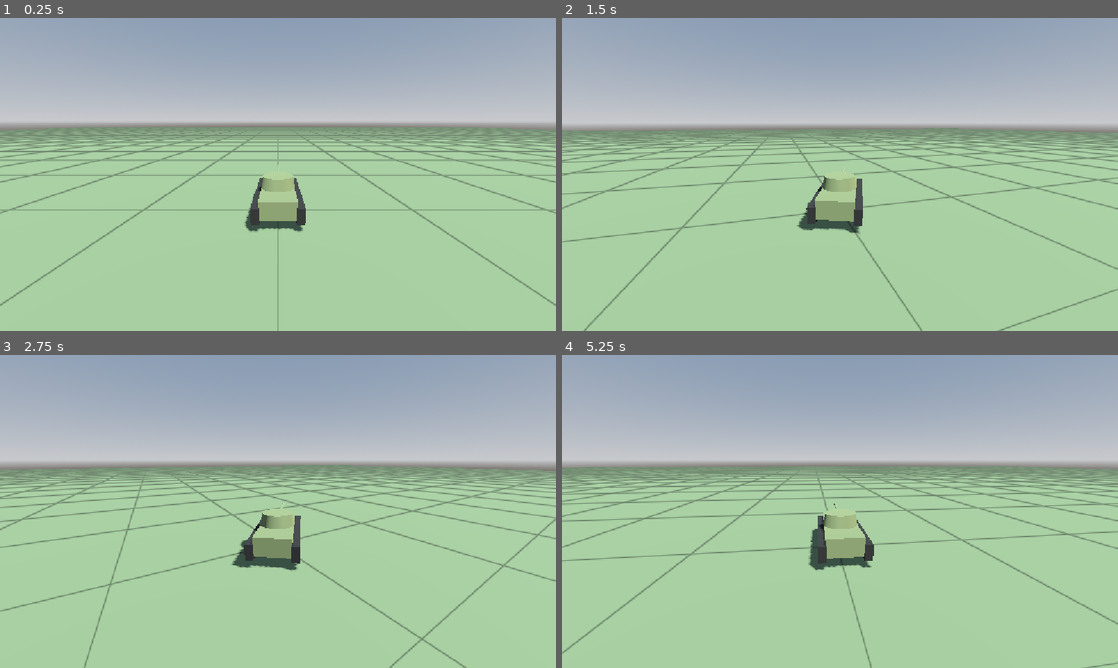
Above: before the commit, frames 1-4 (two rows, left to right).
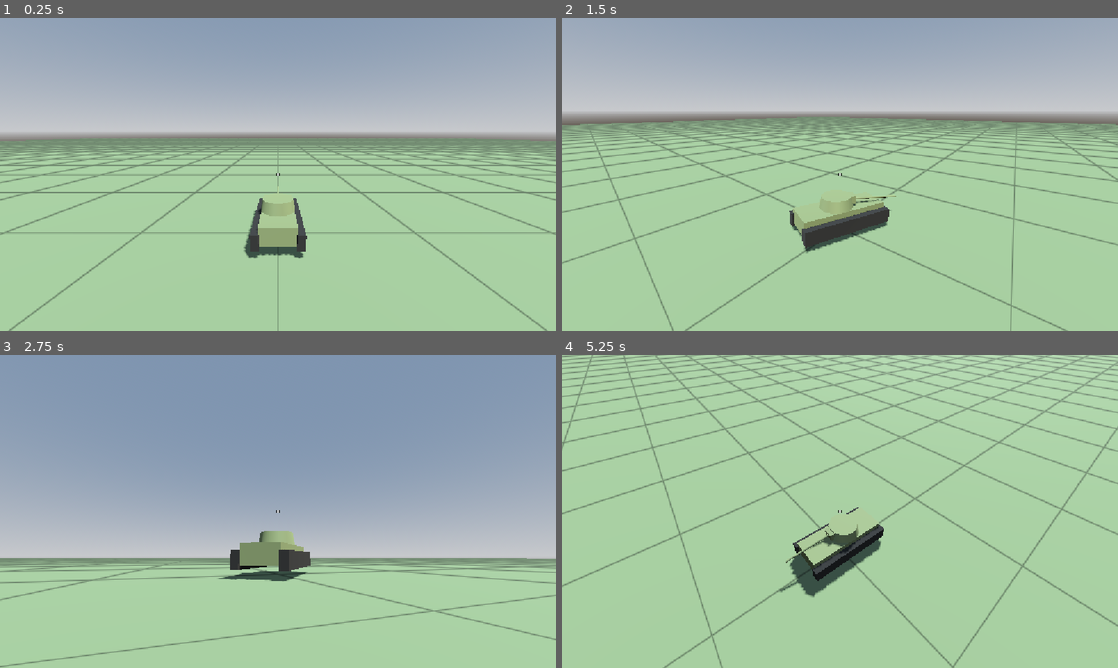
Above: after the commit, the same moments.

Repository: jacla586/Vagnstrid
Game: Godot game, scene res://scenes/test/test_area.tscn
Same seed, same stepped clock (60 frames per second), same inputs: the game is played once before the commit and once after it.
Inputs (mouse positions are in pixels of both pictures, inside the frame that each line leads up to):
- Up to frame 1 (0.25 s): no input
- Up to frame 2 (1.5 s): move the mouse to (962, 158) at 0.52 s; hold D (turn_right) 0.53-1.28 s; click (962, 158) at 0.67 s; move the mouse to (728, 190) at 1.27 s; hold S (move_backward) from 1.28 s (still down); click (728, 190) at 1.42 s
- Up to frame 3 (2.75 s): move the mouse to (333, 442) at 2.02 s; release S (move_backward) at 2.03 s; hold D (turn_right) from 2.03 s (still down); click (333, 442) at 2.17 s
- Up to frame 4 (5.25 s): move the mouse to (812, 574) at 2.77 s; release D (turn_right) at 2.78 s; hold W (move_forward) 2.78-3.53 s; click (812, 574) at 2.92 s; move the mouse to (1006, 558) at 3.52 s; hold A (turn_left) 3.53-5.03 s; click (1006, 558) at 3.67 s; tap Escape (release_mouse, bound only after the commit) at 4.15 s; move the mouse to (673, 464) at 4.27 s; click (673, 464) at 4.42 s; move the mouse to (867, 511) at 5.02 s; hold S (move_backward) from 5.03 s (still down); click (867, 511) at 5.17 s

The runs differ from the first frame. In frame 1, 14% of the frame differs, in the area x 0-100%, y 33-100%; in frame 2, 16%; in frame 3, 58%, in the area x 0-100%, y 7-100%; in frame 4, 47%.

Commit message:
Add mouse-aimed turret traverse and gun elevation
- TankCommand carries a world-space aim point; Tank turns the turret and gun
  toward it at traverse/elevation speeds and limits from TankData
- No stabilization: turret is carried by the hull and must catch up
- GunPivot added to the tank scene so the barrel tilts around the mantlet
- ChaseCamera replaced by mouse-orbit OrbitCamera; screen centre is the aim point
- Mouse captured on start, Esc releases (release_mouse action), click recaptures
- Crosshair dot HUD in the test area

Co-Authored-By: Claude Opus 5.5 <noreply@anthropic.com>

Diff:
--- a/data/tanks/test_medium.tres
+++ b/data/tanks/test_medium.tres
@@ -16,3 +16,7 @@
 suspension_rest_length = 0.6
 suspension_frequency_hz = 1.5
 suspension_damping_ratio = 0.6
+turret_traverse_speed_deg = 20.0
+gun_elevation_speed_deg = 5.0
+gun_max_elevation_deg = 20.0
+gun_max_depression_deg = 8.0
--- a/project.godot
+++ b/project.godot
@@ -42,6 +42,11 @@
 "events": [Object(InputEventKey,"resource_local_to_scene":false,"resource_name":"","device":-1,"window_id":0,"alt_press …(192 unchanged characters)…
 ]
 }
+release_mouse={
+"deadzone": 0.2,
+"events": [Object(InputEventKey,"resource_local_to_scene":false,"resource_name":"","device":-1,"window_id":0,"alt_pressed":false,"shift_pressed":false,"ctrl_pressed":false,"meta_pressed":false,"pressed":false,"keycode":0,"physical_keycode":4194305,"key_label":0,"unicode":0,"location":0,"echo":false,"script":null)
+]
+}
 
 [physics]
 
--- a/scenes/tank/tank.tscn
+++ b/scenes/tank/tank.tscn
@@ -78,12 +78,15 @@
 [node name="TurretMesh" type="MeshInstance3D" parent="Visual/Turret"]
 mesh = SubResource("CylinderMesh_turret")
 
-[node name="Mantlet" type="MeshInstance3D" parent="Visual/Turret"]
-transform = Transform3D(1, 0, 0, 0, 1, 0, 0, 0, 1, 0, 0.05, -1.15)
+[node name="GunPivot" type="Node3D" parent="Visual/Turret"]
+transform = Transform3D(1, 0, 0, 0, 1, 0, 0, 0, 1, 0, 0.05, -1.0)
+
+[node name="Mantlet" type="MeshInstance3D" parent="Visual/Turret/GunPivot"]
+transform = Transform3D(1, 0, 0, 0, 1, 0, 0, 0, 1, 0, 0, -0.15)
 mesh = SubResource("BoxMesh_mantlet")
 
-[node name="Gun" type="MeshInstance3D" parent="Visual/Turret"]
-transform = Transform3D(1, 0, 0, 0, 0, 1, 0, -1, 0, 0, 0.05, -3.0)
+[node name="Gun" type="MeshInstance3D" parent="Visual/Turret/GunPivot"]
+transform = Transform3D(1, 0, 0, 0, 0, 1, 0, -1, 0, 0, 0, -2.0)
 mesh = SubResource("CylinderMesh_gun")
 
 [node name="Suspension" type="Node3D" parent="."]
--- a/scenes/test/test_area.tscn
+++ b/scenes/test/test_area.tscn
@@ -2,7 +2,8 @@
 
 [ext_resource type="PackedScene" path="res://scenes/tank/tank.tscn" id="1_tank"]
 [ext_resource type="Script" path="res://scripts/control/player_controller.gd" id="2_player"]
-[ext_resource type="Script" path="res://scripts/camera/chase_camera.gd" id="3_camera"]
+[ext_resource type="Script" path="res://scripts/camera/orbit_camera.gd" id="3_camera"]
+[ext_resource type="Script" path="res://scripts/ui/crosshair.gd" id="5_crosshair"]
 [ext_resource type="Shader" path="res://assets/shaders/grid.gdshader" id="4_grid"]
 
 [sub_resource type="ProceduralSkyMaterial" id="ProceduralSkyMaterial_1"]
@@ -46,10 +47,23 @@
 [node name="Tank" parent="." instance=ExtResource("1_tank")]
 transform = Transform3D(1, 0, 0, 0, 1, 0, 0, 0, 1, 0, 1.5, 0)
 
-[node name="PlayerController" type="Node" parent="." node_paths=PackedStringArray("tank")]
+[node name="PlayerController" type="Node" parent="." node_paths=PackedStringArray("tank", "camera")]
 script = ExtResource("2_player")
 tank = NodePath("../Tank")
+camera = NodePath("../OrbitCamera")
 
-[node name="ChaseCamera" type="Camera3D" parent="." node_paths=PackedStringArray("target")]
+[node name="OrbitCamera" type="Camera3D" parent="." node_paths=PackedStringArray("target")]
 script = ExtResource("3_camera")
 target = NodePath("../Tank")
+
+[node name="HUD" type="CanvasLayer" parent="."]
+
+[node name="Crosshair" type="Control" parent="HUD"]
+layout_mode = 3
+anchors_preset = 15
+anchor_right = 1.0
+anchor_bottom = 1.0
+grow_horizontal = 2
+grow_vertical = 2
+mouse_filter = 2
+script = ExtResource("5_crosshair")
--- a/scripts/camera/chase_camera.gd
+++ /dev/null
@@ -1,33 +0,0 @@
-class_name ChaseCamera
-extends Camera3D
-## Temporary third-person camera that follows behind a target.
-## Will be replaced by the cupola / periscope views.
-
-@export var target: Node3D
-@export var distance: float = 14.0
-@export var height: float = 5.0
-@export var look_height: float = 1.5
-## Higher = camera catches up faster.
-@export var follow_sharpness: float = 4.0
-
-
-func _ready() -> void:
-	if target != null:
-		global_position = _desired_position()
-		look_at(target.global_position + Vector3.UP * look_height)
-
-
-func _physics_process(delta: float) -> void:
-	if target == null:
-		return
-	var weight: float = 1.0 - exp(-follow_sharpness * delta)
-	global_position = global_position.lerp(_desired_position(), weight)
-	look_at(target.global_position + Vector3.UP * look_height)
-
-
-func _desired_position() -> Vector3:
-	var back: Vector3 = target.global_basis.z
-	back.y = 0.0
-	if back.length_squared() < 0.0001:
-		back = Vector3.BACK
-	return target.global_position + back.normalized() * distance + Vector3.UP * height
--- /dev/null
+++ b/scripts/camera/orbit_camera.gd
@@ -0,0 +1,72 @@
+class_name OrbitCamera
+extends Camera3D
+## Temporary third-person camera. The mouse orbits it around the target in world
+## space, so turning the hull doesn't move the view. The screen centre is the aim
+## point. Will be replaced by the cupola / periscope views.
+
+const AIM_RANGE: float = 2000.0
+
+@export var target: Node3D
+@export var distance: float = 14.0
+## Height of the orbit pivot above the target's origin (m).
+@export var pivot_height: float = 3.0
+## Higher = pivot catches up with the target faster.
+@export var follow_sharpness: float = 10.0
+## Radians per pixel of mouse movement.
+@export var mouse_sensitivity: float = 0.003
+@export var min_pitch_deg: float = -60.0
+@export var max_pitch_deg: float = 30.0
+
+var _yaw: float = 0.0
+var _pitch: float = deg_to_rad(-12.0)
+var _pivot: Vector3 = Vector3.ZERO
+
+
+func _ready() -> void:
+	Input.mouse_mode = Input.MOUSE_MODE_CAPTURED
+	if target != null:
+		_yaw = target.global_rotation.y
+		_pivot = target.global_position + Vector3.UP * pivot_height
+		_update_transform()
+
+
+func _unhandled_input(event: InputEvent) -> void:
+	if event.is_action_pressed("release_mouse"):
+		Input.mouse_mode = Input.MOUSE_MODE_VISIBLE
+	elif event is InputEventMouseButton and event.pressed \
+			and Input.mouse_mode != Input.MOUSE_MODE_CAPTURED:
+		Input.mouse_mode = Input.MOUSE_MODE_CAPTURED
+		get_viewport().set_input_as_handled()
+	elif event is InputEventMouseMotion and Input.mouse_mode == Input.MOUSE_MODE_CAPTURED:
+		var motion := event as InputEventMouseMotion
+		_yaw = wrapf(_yaw - motion.relative.x * mouse_sensitivity, -PI, PI)
+		_pitch = clampf(_pitch - motion.relative.y * mouse_sensitivity,
+				deg_to_rad(min_pitch_deg), deg_to_rad(max_pitch_deg))
+
+
+func _process(delta: float) -> void:
+	if target == null:
+		return
+	var weight: float = 1.0 - exp(-follow_sharpness * delta)
+	_pivot = _pivot.lerp(target.global_position + Vector3.UP * pivot_height, weight)
+	_update_transform()
+
+
+## World point under the screen centre: first hit within AIM_RANGE (ignoring the
+## target itself), or the point at AIM_RANGE if nothing is hit.
+func get_aim_point() -> Vector3:
+	var from: Vector3 = global_position
+	var to: Vector3 = from - global_basis.z * AIM_RANGE
+	var query := PhysicsRayQueryParameters3D.create(from, to)
+	var body := target as CollisionObject3D
+	if body != null:
+		query.exclude = [body.get_rid()]
+	var hit: Dictionary = get_world_3d().direct_space_state.intersect_ray(query)
+	if hit.is_empty():
+		return to
+	return hit["position"]
+
+
+func _update_transform() -> void:
+	var orbit := Basis.from_euler(Vector3(_pitch, _yaw, 0.0))
+	global_transform = Transform3D(orbit, _pivot + orbit.z * distance)
--- a/scripts/control/player_controller.gd
+++ b/scripts/control/player_controller.gd
@@ -3,6 +3,7 @@
 ## Turns the local player's input into a TankCommand for the controlled tank.
 
 @export var tank: Tank
+@export var camera: OrbitCamera
 
 var _command: TankCommand = TankCommand.new()
 
@@ -12,4 +13,7 @@
 		return
 	_command.throttle = Input.get_axis("move_backward", "move_forward")
 	_command.steering = Input.get_axis("turn_left", "turn_right")
+	_command.has_aim = camera != null
+	if _command.has_aim:
+		_command.aim_point = camera.get_aim_point()
 	tank.set_command(_command)
--- a/scripts/data/tank_data.gd
+++ b/scripts/data/tank_data.gd
@@ -31,3 +31,13 @@
 @export var suspension_frequency_hz: float = 1.5
 ## 1.0 = critically damped (no bounce), lower = bouncier.
 @export var suspension_damping_ratio: float = 0.6
+
+@export_group("Turret")
+## How fast the turret turns relative to the hull (degrees/s).
+@export var turret_traverse_speed_deg: float = 20.0
+## How fast the gun elevates/depresses (degrees/s).
+@export var gun_elevation_speed_deg: float = 5.0
+## Max gun elevation above the turret's horizontal plane (degrees).
+@export var gun_max_elevation_deg: float = 20.0
+## Max gun depression below the turret's horizontal plane (degrees, positive number).
+@export var gun_max_depression_deg: float = 8.0
--- a/scripts/tank/tank.gd
+++ b/scripts/tank/tank.gd
@@ -7,6 +7,8 @@
 ## Driving: the command is turned into a target forward speed and yaw rate. The
 ## needed force/torque (limited by the data's accelerations) is split into a left and
 ## right track force, applied at the grounded wheels' contact points.
+## Turret: turns toward the command's aim point at the data's traverse/elevation speed.
+## No stabilization: when the hull turns, the turret has to catch up.
 
 const KMH_TO_MS: float = 1.0 / 3.6
 
@@ -18,6 +20,8 @@
 var _track_half_width: float = 1.0
 
 @onready var _suspension: Node3D = $Suspension
+@onready var _turret: Node3D = $Visual/Turret
+@onready var _gun_pivot: Node3D = $Visual/Turret/GunPivot
 
 
 func _ready() -> void:
@@ -49,7 +53,18 @@
 	return linear_velocity.dot(-global_basis.z)
 
 
+## Turret angle relative to the hull (radians, positive = left).
+func get_turret_yaw() -> float:
+	return _turret.rotation.y
+
+
+## Gun angle relative to the turret (radians, positive = up).
+func get_gun_pitch() -> float:
+	return _gun_pivot.rotation.x
+
+
 func _physics_process(delta: float) -> void:
+	_update_turret(delta)
 	var state: PhysicsDirectBodyState3D = PhysicsServer3D.body_get_direct_state(get_rid())
 	if state == null:
 		return
@@ -73,6 +88,25 @@
 			-data.track_lateral_grip, data.track_lateral_grip)
 	lateral_accel *= float(grounded) / float(ray_count)
 	apply_central_force(right_dir * lateral_accel * mass)
+
+
+func _update_turret(delta: float) -> void:
+	if not _command.has_aim:
+		return
+	# Yaw: aim point in the turret's parent (hull) space; forward is -Z, positive = left.
+	var hull_local: Vector3 = (_turret.get_parent() as Node3D).to_local(_command.aim_point)
+	var target_yaw: float = atan2(-hull_local.x, -hull_local.z)
+	var yaw_step: float = deg_to_rad(data.turret_traverse_speed_deg) * delta
+	var yaw_diff: float = wrapf(target_yaw - _turret.rotation.y, -PI, PI)
+	_turret.rotation.y = wrapf(_turret.rotation.y + clampf(yaw_diff, -yaw_step, yaw_step), -PI, PI)
+
+	# Pitch: aim point in turret space, measured from the gun pivot.
+	var from_pivot: Vector3 = _turret.to_local(_command.aim_point) - _gun_pivot.position
+	var horizontal: float = Vector2(from_pivot.x, from_pivot.z).length()
+	var target_pitch: float = clampf(atan2(from_pivot.y, horizontal),
+			-deg_to_rad(data.gun_max_depression_deg), deg_to_rad(data.gun_max_elevation_deg))
+	var pitch_step: float = deg_to_rad(data.gun_elevation_speed_deg) * delta
+	_gun_pivot.rotation.x += clampf(target_pitch - _gun_pivot.rotation.x, -pitch_step, pitch_step)
 
 
 func _apply_suspension(state: PhysicsDirectBodyState3D, rays: Array[RayCast3D],
--- a/scripts/tank/tank_command.gd
+++ b/scripts/tank/tank_command.gd
@@ -7,3 +7,7 @@
 var throttle: float = 0.0
 ## -1 = full left, 0 = straight, 1 = full right.
 var steering: float = 0.0
+## World-space point the turret and gun should aim at.
+var aim_point: Vector3 = Vector3.ZERO
+## False = no aim this frame; turret and gun hold their position.
+var has_aim: bool = false
--- /dev/null
+++ b/scripts/ui/crosshair.gd
@@ -0,0 +1,19 @@
+class_name Crosshair
+extends Control
+## Small dot at the screen centre showing where the player is aiming.
+
+@export var radius: float = 3.0
+@export var color: Color = Color(1.0, 1.0, 1.0, 0.85)
+@export var outline_color: Color = Color(0.0, 0.0, 0.0, 0.6)
+
+
+func _ready() -> void:
+	set_anchors_preset(Control.PRESET_FULL_RECT)
+	mouse_filter = Control.MOUSE_FILTER_IGNORE
+	resized.connect(queue_redraw)
+
+
+func _draw() -> void:
+	var centre: Vector2 = size * 0.5
+	draw_circle(centre, radius + 1.0, outline_color)
+	draw_circle(centre, radius, color)
Renamed: scripts/camera/chase_camera.gd.uid -> scripts/camera/orbit_camera.gd.uid
Not shown, added: scripts/ui/crosshair.gd.uid
